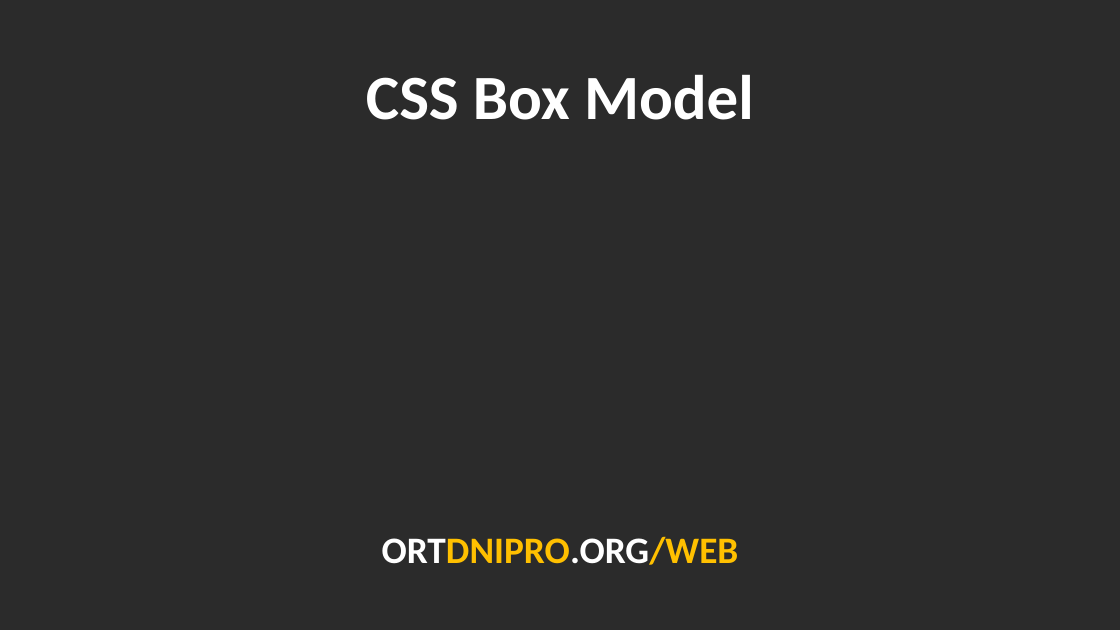
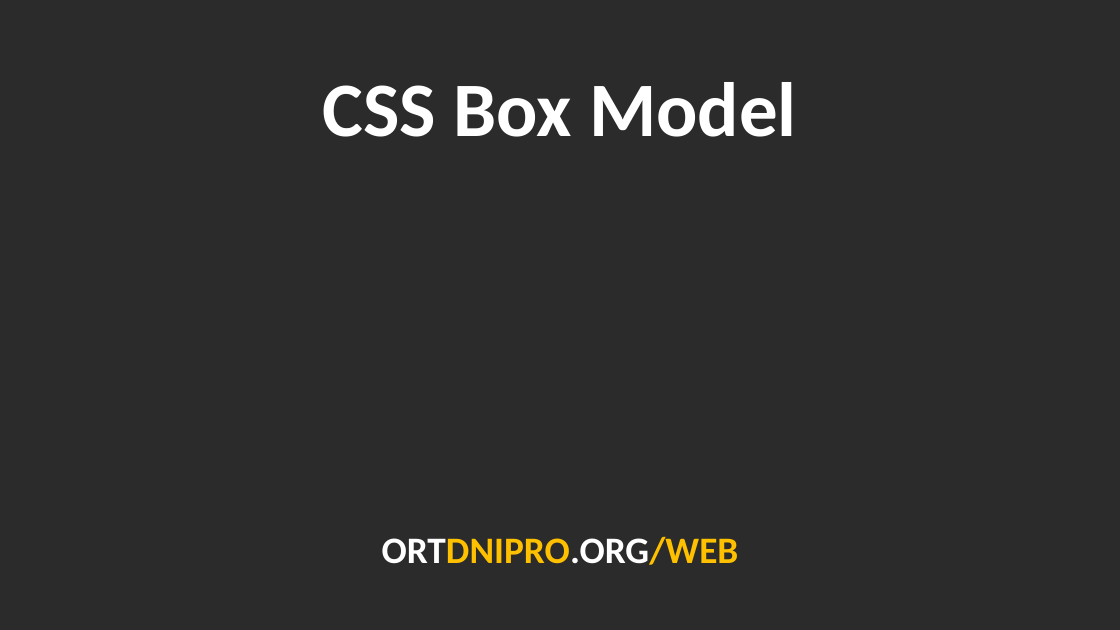
Before and after one commit to web43-ortdnipro/lesson04, a slide deck: slide 1 of lesson04.pptx. Drawn at 1120x630 pixels with LibreOffice and Linux fonts; fonts in the diff are those of the drawing; background and template pictures are left out; a plain dark background stands for a picture behind light text. Boxes give left, top, right and bottom in pixels: in the first picture for what was removed or moved away, otherwise in the second. Text is boxed around its words. In the diff, an @@ line names an element or a change of style, - is before the commit and + after.

```diff
--- a/lesson04.pptx
+++ b/lesson04.pptx
@@ text "CSS Box Model" at box(323, 82, 796, 137): size 54 to 66 pt @@
```
Also in this commit, not shown: 1 other file.
